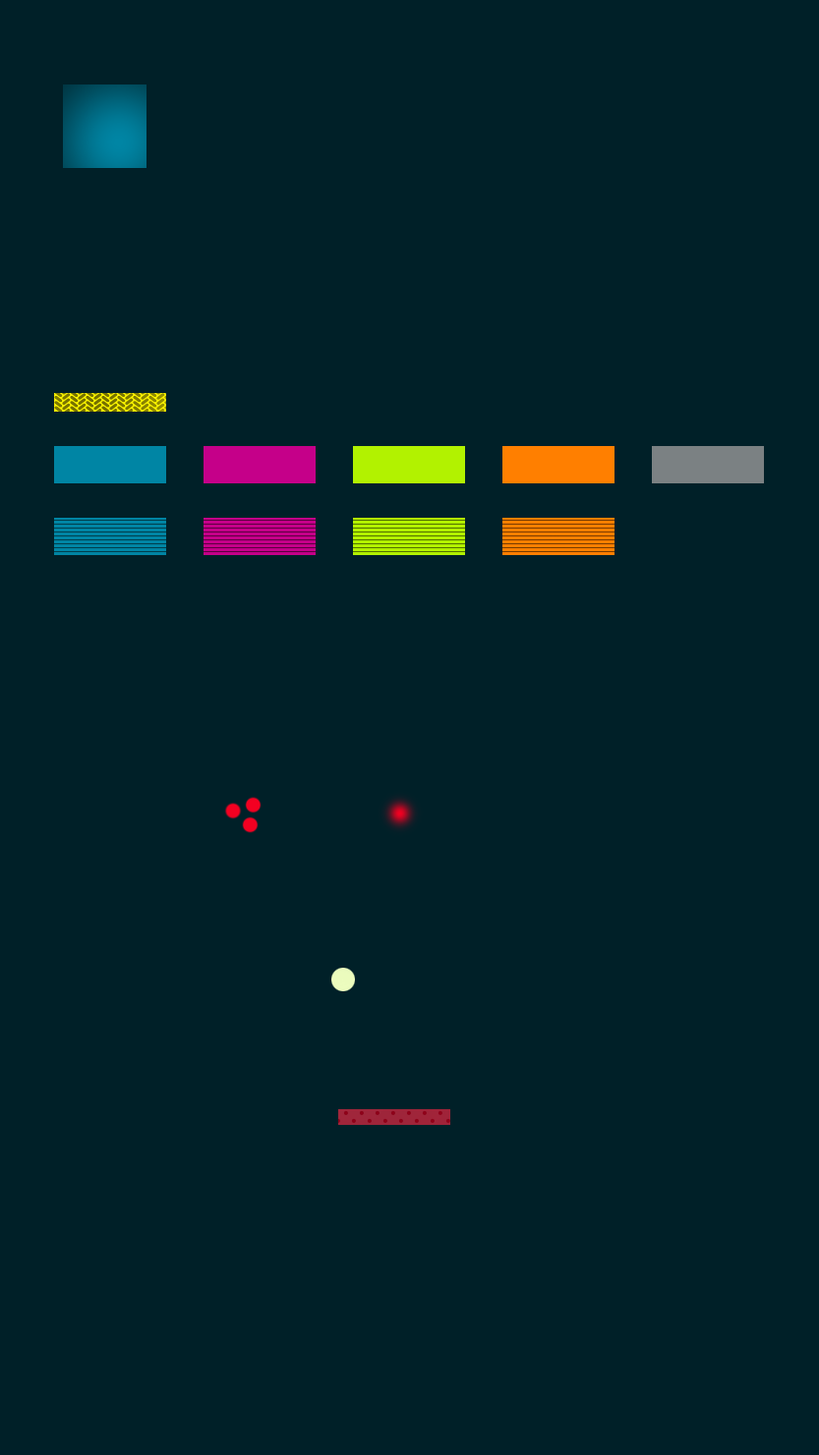
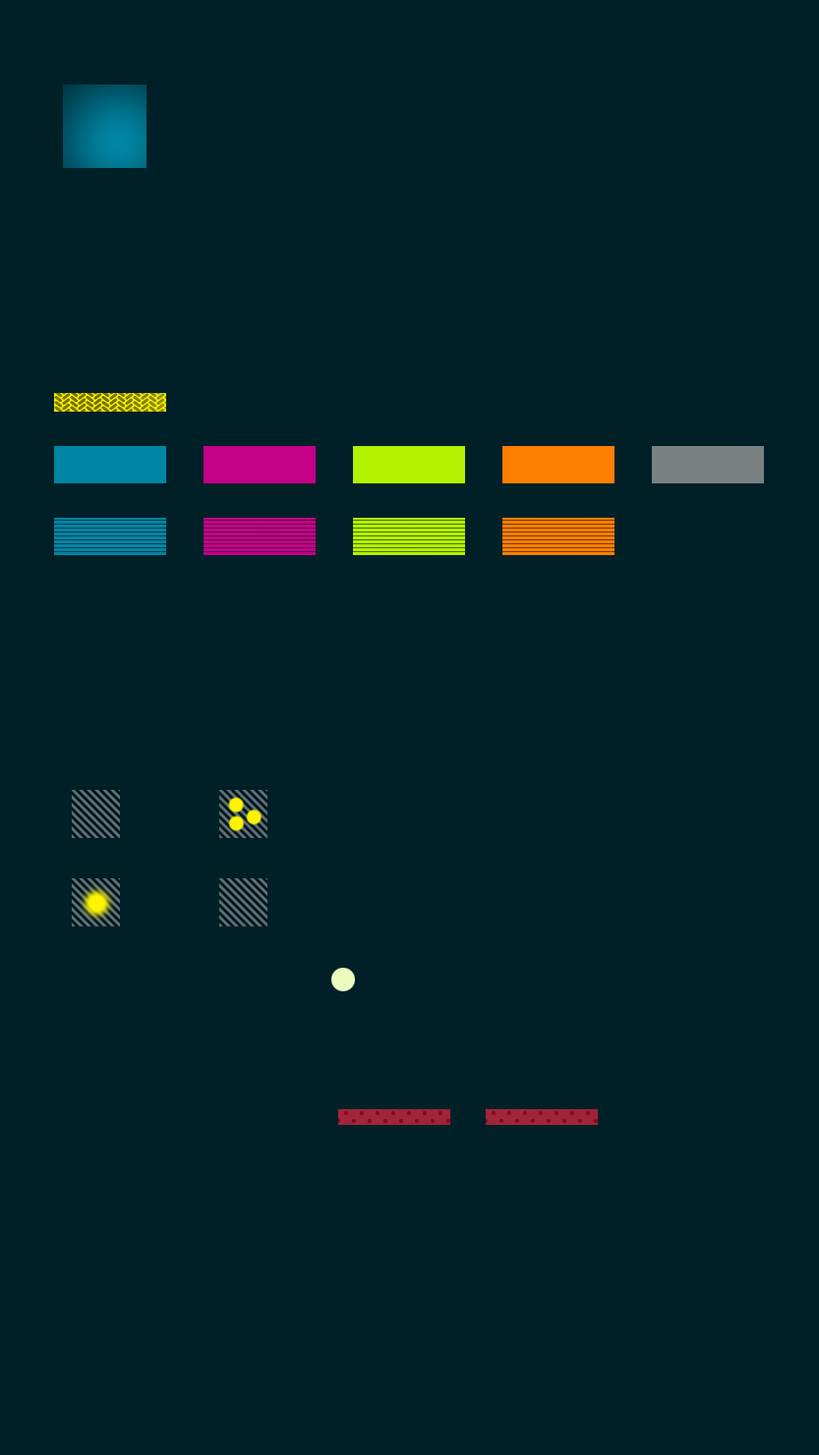
Two versions of the same layered image (w=819, h=1455). Layer-by-layer changes:
added group "BulletsPowerup" with 6 layers above "PowerupFireball" over [219,878,268,927]
added layer "PowerupBackgroundFill copy" in group "BulletsPowerup" over [219,878,268,927]
painted on "Ball" (1st of 2, in "PowerupFireball") over [75,790,421,924]
added layer "PowerupBackgroundFill" (1st of 2, in "PowerupFireball") in group "PowerupFireball" over [71,878,120,927]
painted on "Balls" over [224,795,263,835]
added layer "Layer 1" in group "PowerupMultiBall" over [219,790,268,839]
added layer "PowerupBackgroundFill" (2nd of 2, in "PowerupLargerPaddle") in group "PowerupLargerPaddle" over [71,790,120,839]
added group "PaddleBullet" (1st of 2) with 3 layers above "Paddle" over [485,1109,598,1126]
added layer "PaddleBullet" (2nd of 2, in "PaddleBullet") in group "PaddleBullet" over [485,1109,598,1126]
